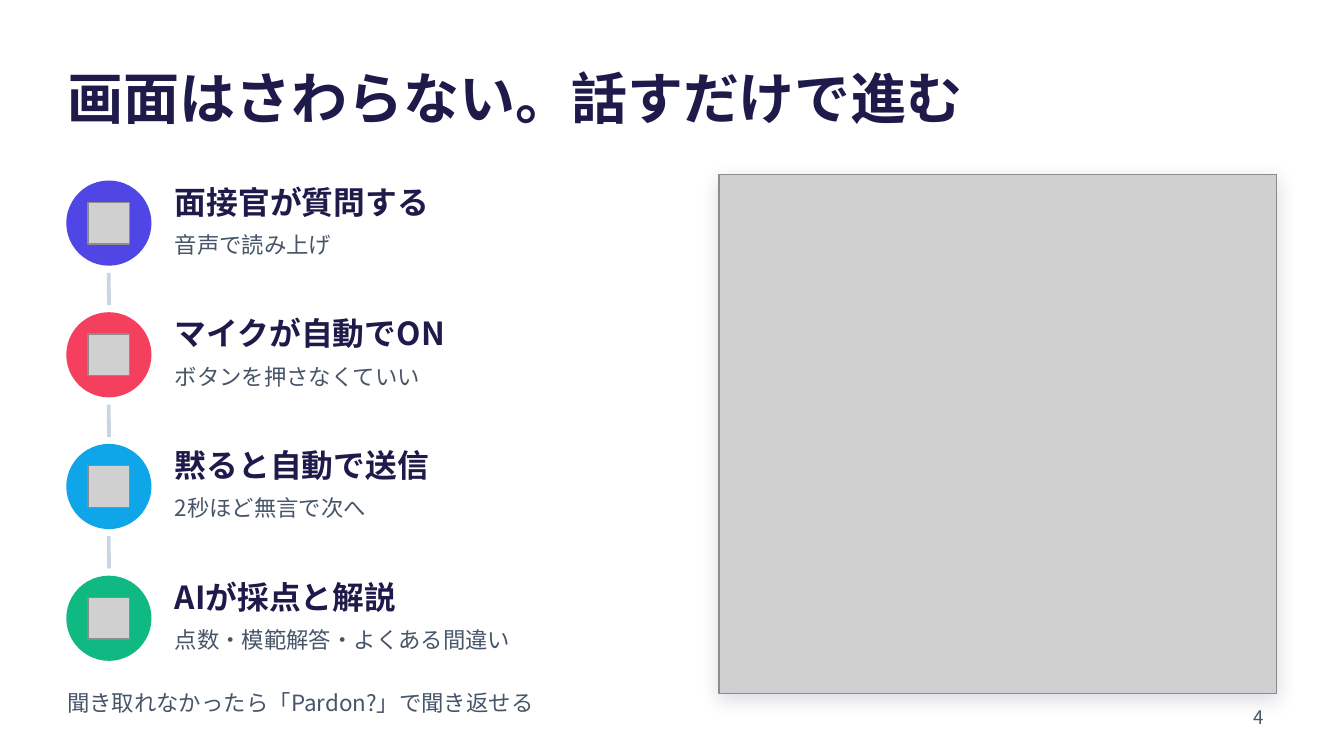
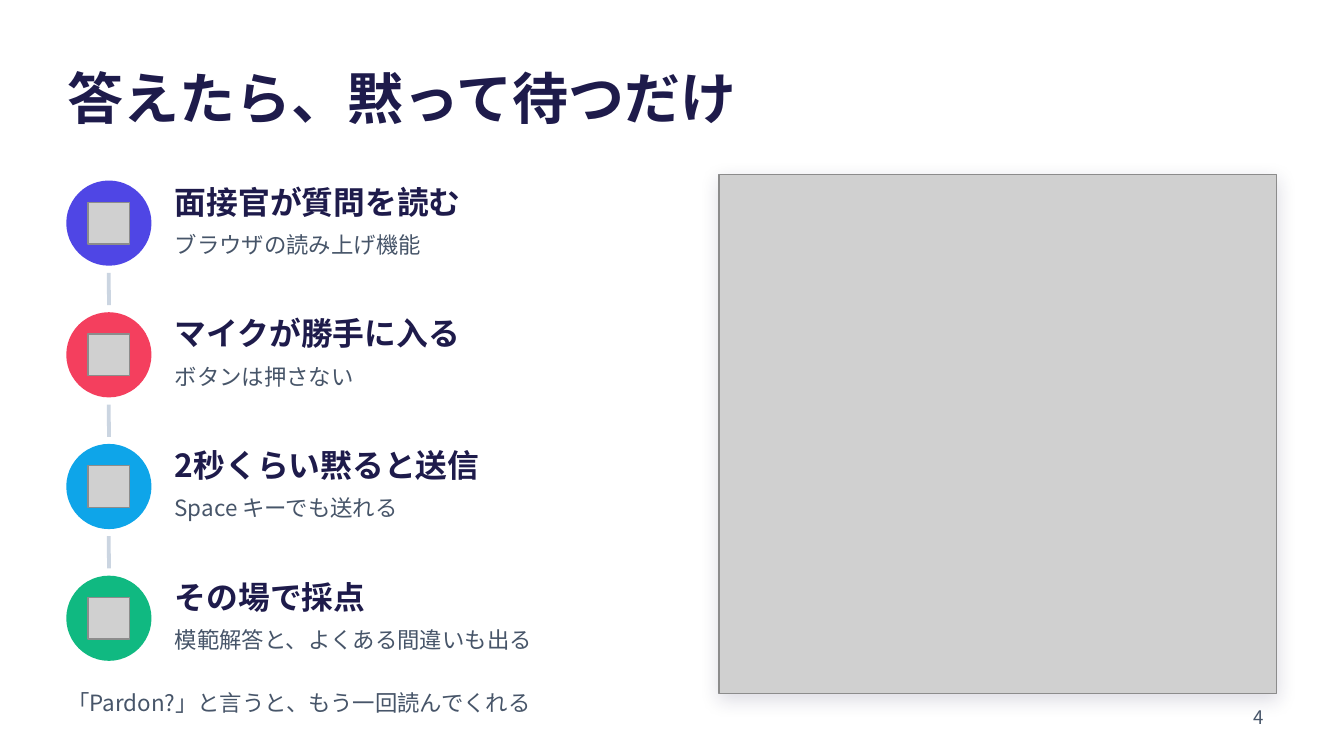
Before and after one commit to ohru131/eiken3r, a slide deck: slide 4 of docs/lt/eiken-interview-lt.pptx. Drawn at 1344x756 pixels with LibreOffice and Linux fonts; fonts in the diff are those of the drawing; grey boxes stand for pictures. Boxes give left, top, right and bottom in pixels: in the first picture for what was removed or moved away, otherwise in the second. Text is boxed around its words. In the diff, an @@ line names an element or a change of style, - is before the commit and + after.

```diff
--- a/docs/lt/eiken-interview-lt.pptx
+++ b/docs/lt/eiken-interview-lt.pptx
@@ title at [67, 71, 736, 124]: text changed @@
-画面はさわらない。話すだけで進む
+答えたら、黙って待つだけ
@@ text at [175, 186, 461, 217]: text changed @@
-面接官が質問する
+面接官が質問を読む
@@ text at [175, 234, 421, 255]: text changed @@
-音声で読み上げ
+ブラウザの読み上げ機能
@@ text at [175, 317, 460, 348]: text changed @@
-マイクが自動でON
+マイクが勝手に入る
@@ text at [175, 366, 354, 387]: text changed @@
-ボタンを押さなくていい
+ボタンは押さない
@@ text at [175, 450, 480, 480]: text changed @@
-黙ると自動で送信
+2秒くらい黙ると送信
@@ text at [175, 497, 397, 521]: text changed @@
-2秒ほど無言で次へ
+Space キーでも送れる
@@ text at [175, 582, 366, 612]: text changed @@
-AIが採点と解説
+その場で採点
@@ text at [175, 629, 532, 650]: text changed @@
-点数・模範解答・よくある間違い
+模範解答と、よくある間違いも出る
@@ text at [67, 692, 530, 713]: text changed @@
-聞き取れなかったら「Pardon?」で聞き返せる
+「Pardon?」と言うと、もう一回読んでくれる
```
Also in this commit, not shown: 8 other slides changed.
